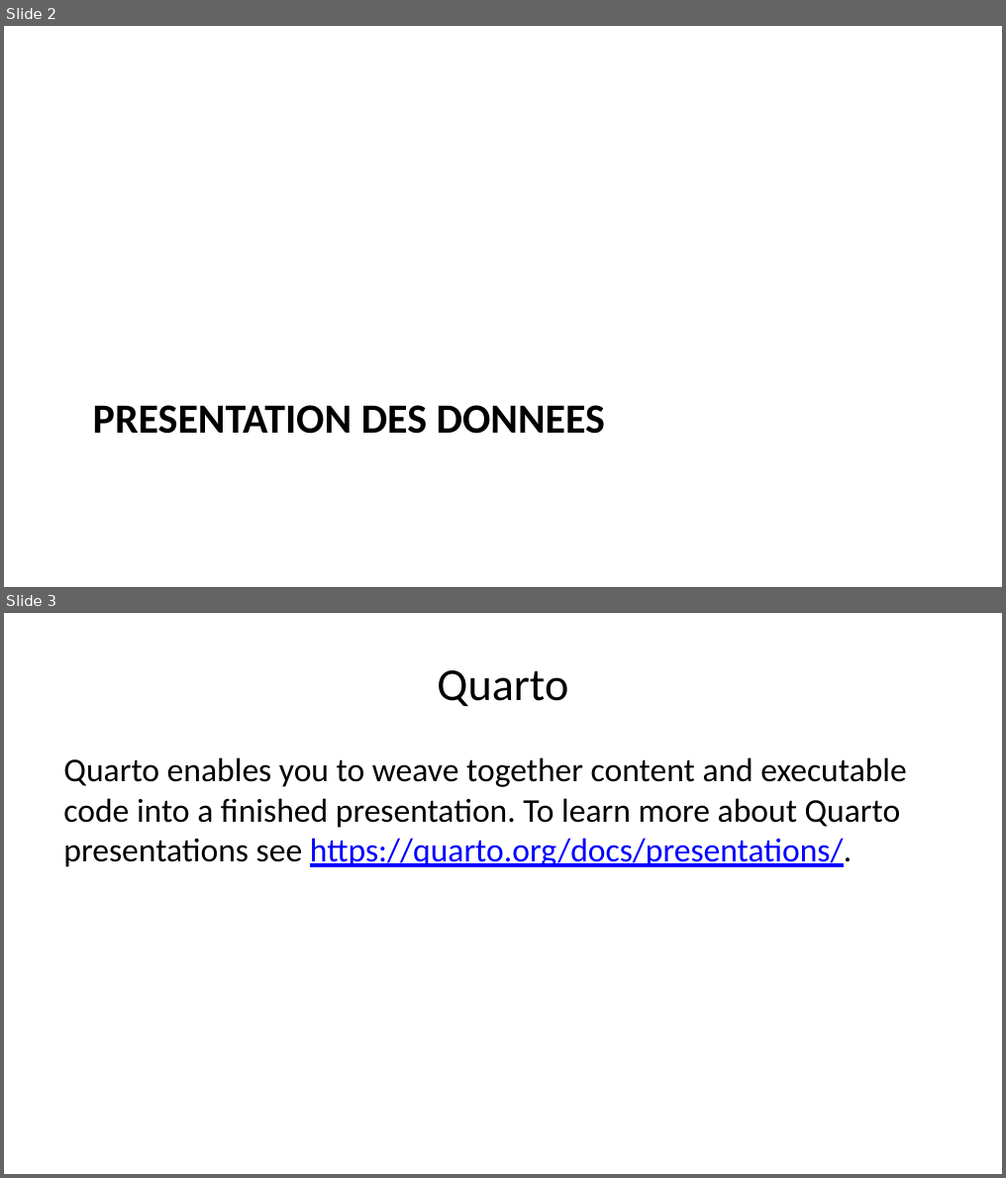
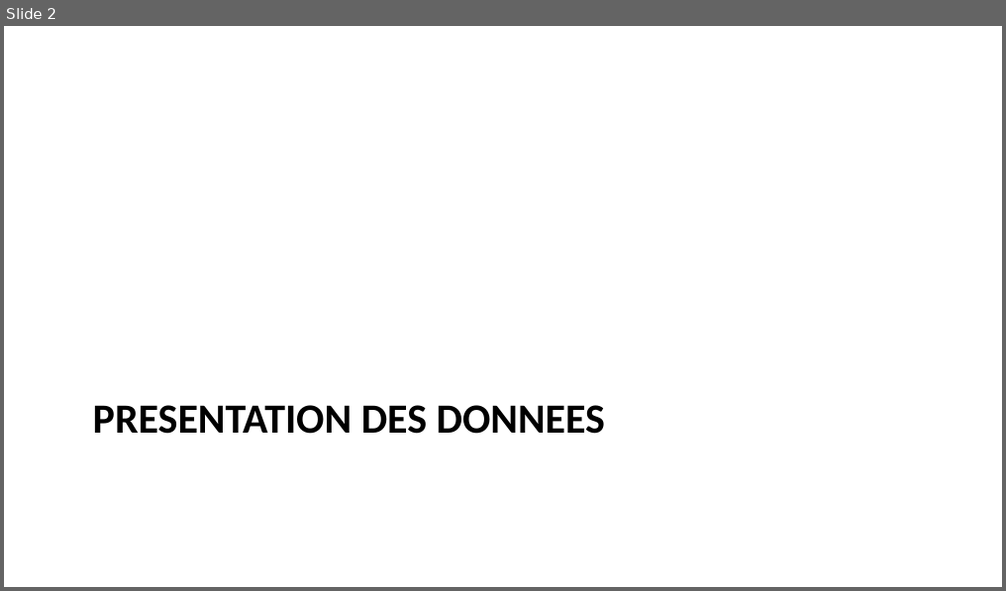
Before and after one commit to AD0791/Presentation_thesis, a slide deck: modele_presentation.pptx. Shown one above the other, each under a label of ours: slides 2 and 3 before the commit, slide 2 after it. The pictures are 1006x1178 and 1006x591 pixels, drawn with LibreOffice and Linux fonts; fonts in the diff are those of the drawing. Boxes give left, top, right and bottom in pixels: in the first picture for what was removed or moved away, otherwise in the second. Text is boxed around its words. In the diff, an @@ line names an element or a change of style, - is before the commit and + after.

```diff
--- a/modele_presentation.pptx
+++ b/modele_presentation.pptx
@@ slide 3 removed at <box>4,613,1002,1174</box>, background #FFFFFF @@
@@ title removed at <box>437,670,568,706</box> @@
-Quarto
@@ text removed at <box>63,758,906,867</box> @@
-Quarto enables you to weave together content and executable code into a finished presentation. To learn more about Quarto presentations see https://quarto.org/docs/presentations/.
```
Also in this commit, not shown: 1 slide changed, 6 slides added, 2 other slides removed, 2 other files.
